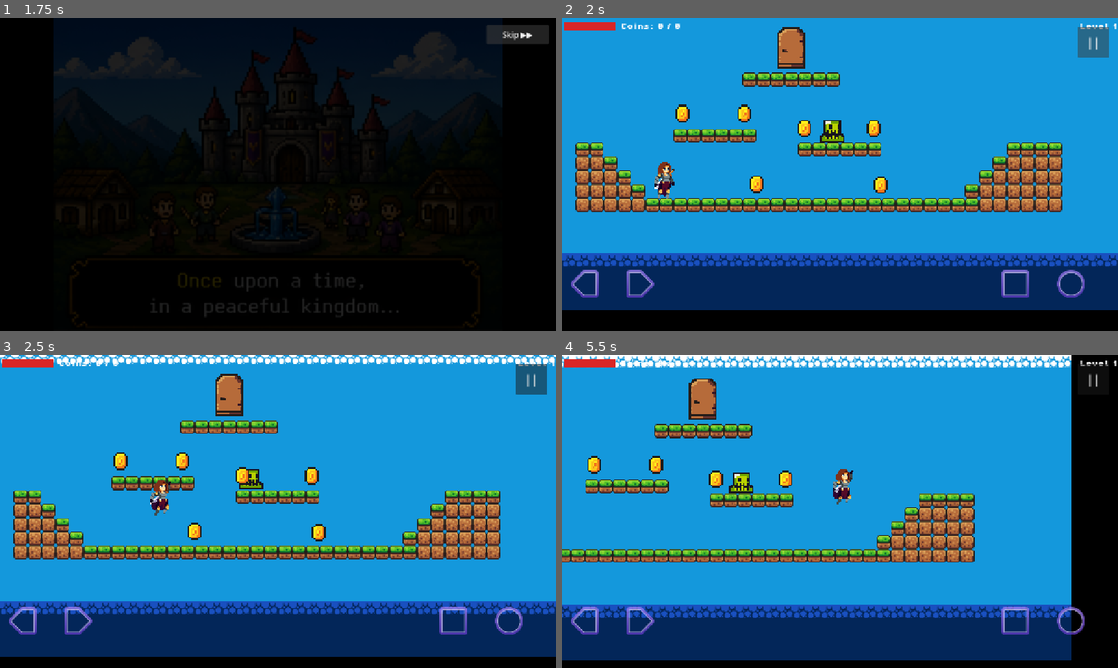
Above: before the commit, frames 1-4 (two rows, left to right).
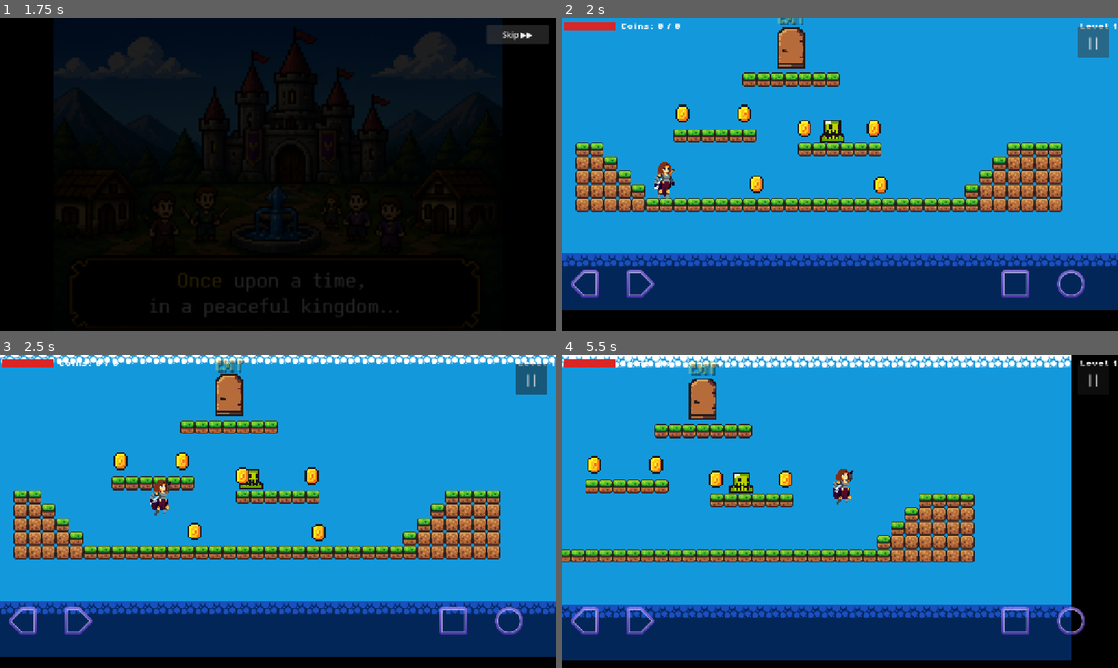
Above: after the commit, the same moments.

Repository: RazorRyan/PrincessCoinQuest
Game: Godot game, scene res://scenes/levels/MainMenu.tscn
Same seed, same stepped clock (60 frames per second), same inputs: the game is played once before the commit and once after it. Sound files missing from this copy of the repository are replaced by a short silence.
Inputs (mouse positions are in pixels of both pictures, inside the frame that each line leads up to):
- Up to frame 1 (1.75 s): click (278, 224) at 0.5 s; click "Skip ▶▶" at 1.25 s
- Up to frame 2 (2 s): no input
- Up to frame 3 (2.5 s): tap Enter at 2 s; move the mouse to (400, 495) at 2.02 s; hold D (move_right) from 2.03 s (still down); tap J (attack) at 2.1 s; click (400, 495) at 2.17 s; tap Space (jump) at 2.27 s
- Up to frame 4 (5.5 s): move the mouse to (728, 527) at 2.77 s; tap J (attack) every 0.75 s from 2.85 to 5.1 s; tap Space (jump) at 3.02, 4.52, 5.27 s; move the mouse to (895, 442) at 3.52 s; release D (move_right) at 3.53 s; hold A (move_left) 3.53-4.28 s; move the mouse to (812, 574) at 4.27 s; hold D (move_right) from 4.28 s (still down); click (812, 574) at 4.42 s; move the mouse to (1006, 558) at 5.02 s

Frame 1 is identical in both runs. In frame 2, less than 0.1% of the frame differs, in the area x 38-44%, y 0-3%; in frame 3, 0.2%; in frame 4, 0.2%, in the area x 22-29%, y 2-7%.
Error in both runs: Invalid assignment of property or key 'text' with value of type 'String' on a base object of type 'null instance'. (res://scripts/ui/Hud.gd:22)

Commit message:
is_level_completed state | disabled enemy DamageArea on its death | Added exit sign
Added is_level_completed state to freeze the player, block pause, and block damage after finishing a level; disabled enemy DamageArea immediately on death so dying enemies can't hurt the player; added a gold "EXIT" label above the door that pulses when unlocked; and shrunk the boss right-side hitbox from 51→42 local units.

Diff:
--- a/src/autoload/GameManager.gd
+++ b/src/autoload/GameManager.gd
@@ -4,6 +4,7 @@
 var total_coins: int = 0
 var current_level_index: int = 0
 var cheat_invincible: bool = false
+var is_level_completed := false
 
 var current_checkpoint_position: Vector2 = Vector2.ZERO
 var has_checkpoint := false
@@ -32,12 +33,14 @@
 		all_coins_collected.emit()
 
 func complete_level() -> void:
+	is_level_completed = true
 	level_completed.emit()
 
 func start_game() -> void:
 	coins_collected = 0
 	total_coins = 0
 	current_level_index = 0
+	is_level_completed = false
 	get_tree().change_scene_to_file(levels[0])
 
 func has_next_level() -> bool:
@@ -45,11 +48,13 @@
 
 func restart_level() -> void:
 	coins_collected = 0
+	is_level_completed = false
 	clear_checkpoint()
 	get_tree().change_scene_to_file(levels[current_level_index])
 
 func go_to_next_level() -> void:
 	var next_index := current_level_index + 1
+	is_level_completed = false
 	clear_checkpoint()
 	if next_index < levels.size():
 		current_level_index = next_index
@@ -61,6 +66,7 @@
 	coins_collected = 0
 	total_coins = 0
 	current_level_index = index
+	is_level_completed = false
 	clear_checkpoint()
 	get_tree().change_scene_to_file(levels[index])
 
--- a/src/scenes/enemies/DemonBossSlime.tscn
+++ b/src/scenes/enemies/DemonBossSlime.tscn
@@ -144,7 +144,7 @@
 size = Vector2(35.0, 40.0)
 
 [sub_resource type="RectangleShape2D" id="RectangleShape2D_hitbox"]
-size = Vector2(51.0, 56.0)
+size = Vector2(42.0, 56.0)
 
 [node name="DemonBossSlime" type="CharacterBody2D" unique_id=281432987]
 z_index = 5
--- a/src/scenes/levels/ExitDoor.tscn
+++ b/src/scenes/levels/ExitDoor.tscn
@@ -33,3 +33,16 @@
 [node name="success_sfx" type="AudioStreamPlayer2D" parent="." unique_id=520187344]
 stream = ExtResource("4_sfx")
 bus = &"SFX"
+
+[node name="GoalLabel" type="Label" parent="." unique_id=312045678]
+z_index = 5
+position = Vector2(-24, -18)
+custom_minimum_size = Vector2(48, 0)
+text = "EXIT"
+horizontal_alignment = 1
+modulate = Color(1, 1, 1, 0.45)
+theme_override_font_sizes/font_size = 7
+theme_override_colors/font_color = Color(1, 0.95, 0.3, 1)
+theme_override_colors/font_shadow_color = Color(0, 0, 0, 0.85)
+theme_override_constants/shadow_offset_x = 1
+theme_override_constants/shadow_offset_y = 1
--- a/src/scripts/Hud.gd
+++ b/src/scripts/Hud.gd
@@ -22,6 +22,8 @@
 	_on_player_hp_changed(player.hp, player.max_hp)
 
 func _unhandled_input(event: InputEvent) -> void:
+	if GameManager.is_level_completed:
+		return
 	if event.is_action_pressed("ui_cancel") and not event.is_echo():
 		_toggle_pause()
 
--- a/src/scripts/enemies/DemonBossSlime.gd
+++ b/src/scripts/enemies/DemonBossSlime.gd
@@ -15,6 +15,7 @@
 @onready var wall_check: RayCast2D = $WallCheck
 @onready var floor_check: RayCast2D = $FloorCheck
 @onready var hitbox: Area2D = $DamageArea              # Area that hurts the player on contact
+@onready var _damage_shape: CollisionShape2D = $DamageArea/DamageShape
 @onready var collision_shape: CollisionShape2D = $BodyCollision  # Physics body shape (floor/wall)
 @onready var _splat_sfx: AudioStreamPlayer2D = $splat_sfx
 @onready var _hit_sfx: AudioStreamPlayer2D = $hit_sfx
@@ -204,6 +205,8 @@
 	_is_dying = true
 	velocity = Vector2.ZERO
 	sprite.modulate = Color.WHITE
+	hitbox.set_deferred("monitoring", false)
+	_damage_shape.set_deferred("disabled", true)
 	collision_shape.set_deferred("disabled", true)
 	_play_anim("die")
 	await get_tree().create_timer(1.2).timeout
--- a/src/scripts/enemies/Slime.gd
+++ b/src/scripts/enemies/Slime.gd
@@ -12,6 +12,7 @@
 @onready var wall_check: RayCast2D = $WallCheck
 @onready var floor_check: RayCast2D = $FloorCheck
 @onready var hitbox: Area2D = $DamageArea        # Area that hurts the player on contact
+@onready var _damage_shape: CollisionShape2D = $DamageArea/DamageShape
 @onready var _splat_sfx: AudioStreamPlayer2D = $splat_sfx
 @onready var _hit_sfx: AudioStreamPlayer2D = $hit_sfx
 
@@ -129,6 +130,8 @@
 func die() -> void:
 	_is_dying = true
 	velocity = Vector2.ZERO
+	hitbox.set_deferred("monitoring", false)
+	_damage_shape.set_deferred("disabled", true)
 	sprite.play("die")
 	await get_tree().create_timer(0.6).timeout
 	queue_free()
--- a/src/scripts/levels/ExitDoor.gd
+++ b/src/scripts/levels/ExitDoor.gd
@@ -4,6 +4,7 @@
 
 @onready var sprite: AnimatedSprite2D = $AnimatedSprite2D
 @onready var success_sfx: AudioStreamPlayer2D = $success_sfx
+@onready var _goal_label: Label = $GoalLabel
 
 var unlocked := false
 
@@ -15,6 +16,15 @@
 func _unlock() -> void:
 	unlocked = true
 	sprite.play("open")
+	_goal_label.modulate = Color.WHITE
+	_pulse_label()
+
+func _pulse_label() -> void:
+	while is_instance_valid(self) and unlocked:
+		var tween := create_tween()
+		tween.tween_property(_goal_label, "scale", Vector2(1.2, 1.2), 0.45).set_trans(Tween.TRANS_SINE)
+		tween.tween_property(_goal_label, "scale", Vector2(1.0, 1.0), 0.45).set_trans(Tween.TRANS_SINE)
+		await tween.finished
 
 func _on_body_entered(body: Node) -> void:
 	if body.name == "Player" and unlocked:
--- a/src/scripts/player/Player.gd
+++ b/src/scripts/player/Player.gd
@@ -42,6 +42,7 @@
 	attack_area.body_entered.connect(_on_attack_area_body_entered)
 	floor_snap_length = 8.0
 	hp_changed.emit(hp, max_hp)
+	GameManager.level_completed.connect(_on_level_completed)
 
 func activate_invincibility() -> void:
 	_power_up_active = true
@@ -65,6 +66,8 @@
 		_find_and_set_pitch(child, pitch)
 
 func _process(delta: float) -> void:
+	if GameManager.is_level_completed:
+		return
 	# Capture jump intent early so a press just before landing still fires.
 	if Input.is_action_just_pressed("jump"):
 		_jump_buffer_timer = JUMP_BUFFER_TIME
@@ -84,6 +87,10 @@
 		move_and_slide()
 		return
 
+	if GameManager.is_level_completed:
+		velocity = Vector2.ZERO
+		return
+
 	if global_position.y > fall_death_y:
 		die()
 		return
@@ -139,6 +146,11 @@
 	await get_tree().create_timer(ATTACK_COOLDOWN).timeout
 	can_attack = true
 
+func _on_level_completed() -> void:
+	velocity = Vector2.ZERO
+	is_attacking = false
+	sprite.play("idle")
+
 func _on_attack_area_body_entered(body: Node2D) -> void:
 	if body == self:
 		return
@@ -147,7 +159,8 @@
 		body.take_damage(ATTACK_DAMAGE, global_position)
 
 func take_damage(amount: int, from_position: Vector2 = Vector2.ZERO) -> void:
-	if _power_up_active or is_invincible or is_dying or GameManager.cheat_invincible:
+	if _power_up_active or is_invincible or is_dying or GameManager.cheat_invincible \
+			or GameManager.is_level_completed:
 		return
 
 	hp -= amount
Not shown, changed: src/CHANGELOG.md
